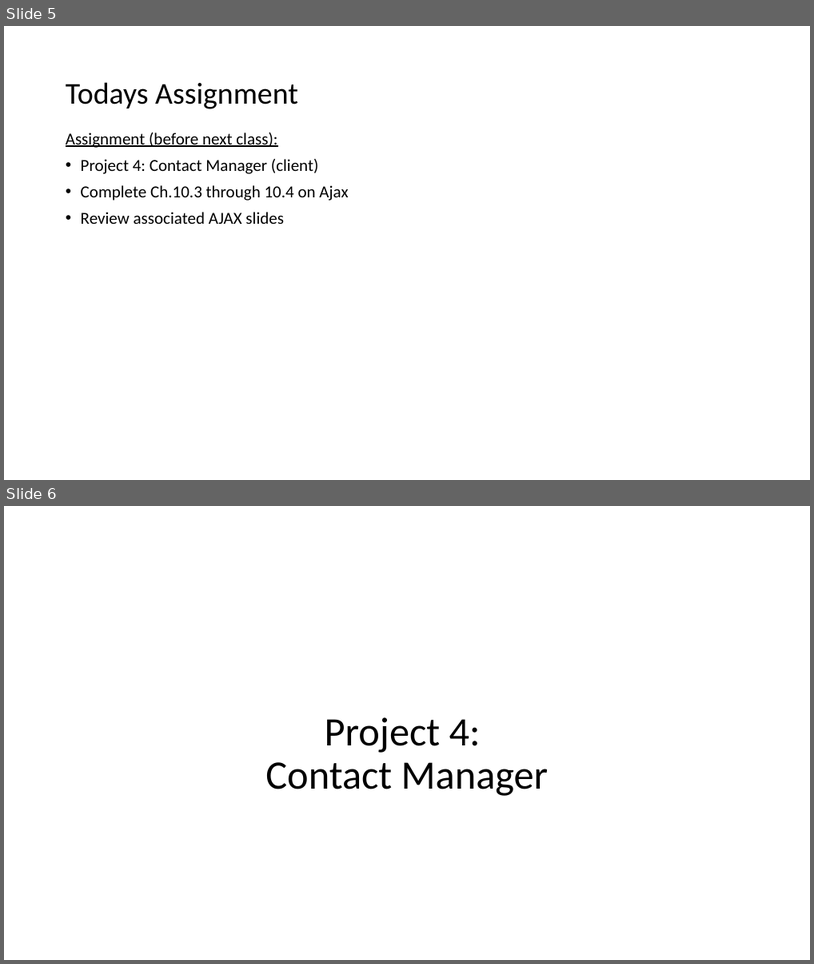
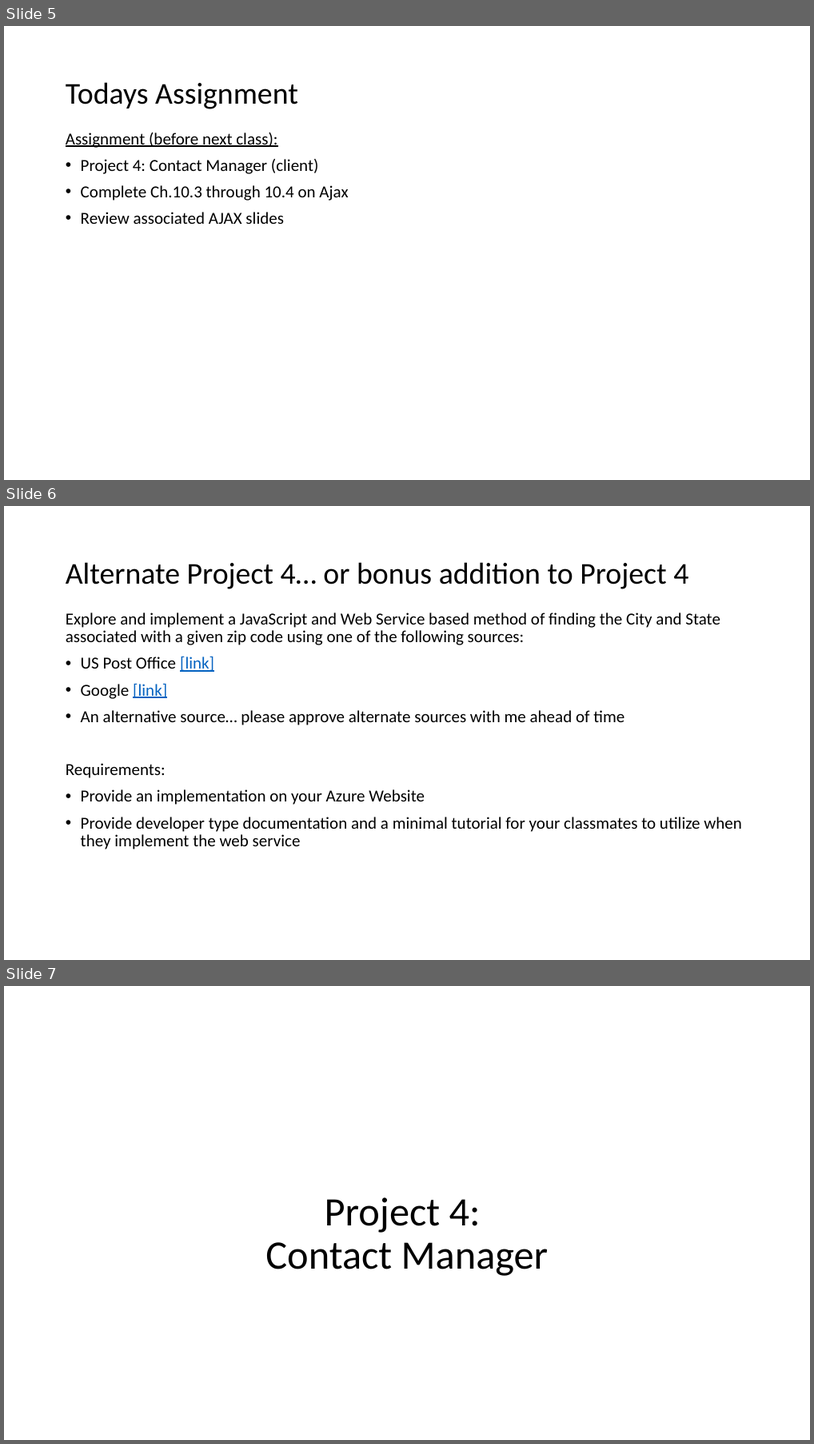
Before and after one commit to EricJPogue/www-epogue-info, a slide deck: CPSC-24700/Presentations/session-26.pptx. Shown one above the other, each under a label of ours: slides 5 and 6 before the commit, slides 5, 6 and 7 after it. The pictures are 814x964 and 814x1444 pixels, drawn with LibreOffice and Linux fonts; fonts in the diff are those of the drawing. Boxes give left, top, right and bottom in pixels: in the first picture for what was removed or moved away, otherwise in the second. Text is boxed around its words. In the diff, an @@ line names an element or a change of style, - is before the commit and + after.

```diff
--- a/CPSC-24700/Presentations/session-26.pptx
+++ b/CPSC-24700/Presentations/session-26.pptx
@@ slide 6 added at (4,506,810,960), background #FFFFFF @@
@@ title added at (66,562,689,589), 36 pt, text #000000 @@
+Alternate Project 4… or bonus addition to Project 4
@@ text added at (66,612,742,849), 20 pt, text #000000 @@
+Explore and implement a JavaScript and Web Service based method of finding the City and State associated with a given zip code using one of the following sources:
+• US Post Office [link]
+• Google [link]
+• An alternative source… please approve alternate sources with me ahead of time
+Requirements:
+• Provide an implementation on your Azure Website
+• Provide developer type documentation and a minimal tutorial for your classmates to utilize when they implement the web service
@@ what was slide 6 is now slide 7 @@
```
Also in this commit, not shown: 3 slides changed, 3 other files.
